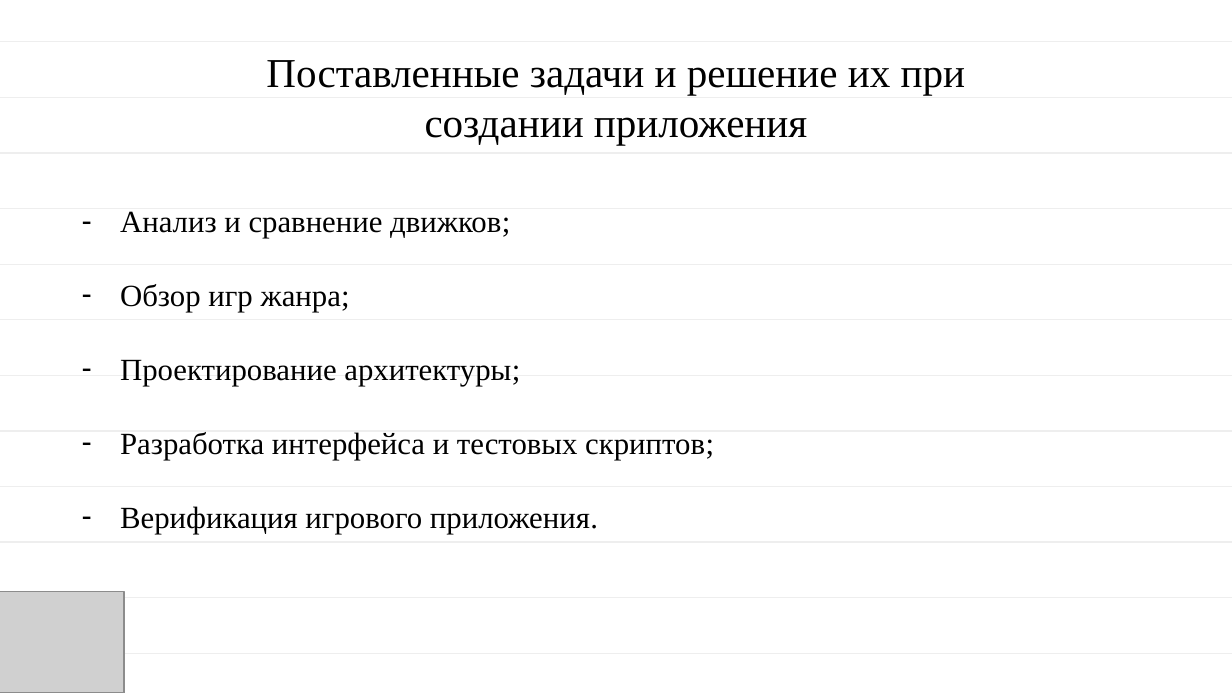
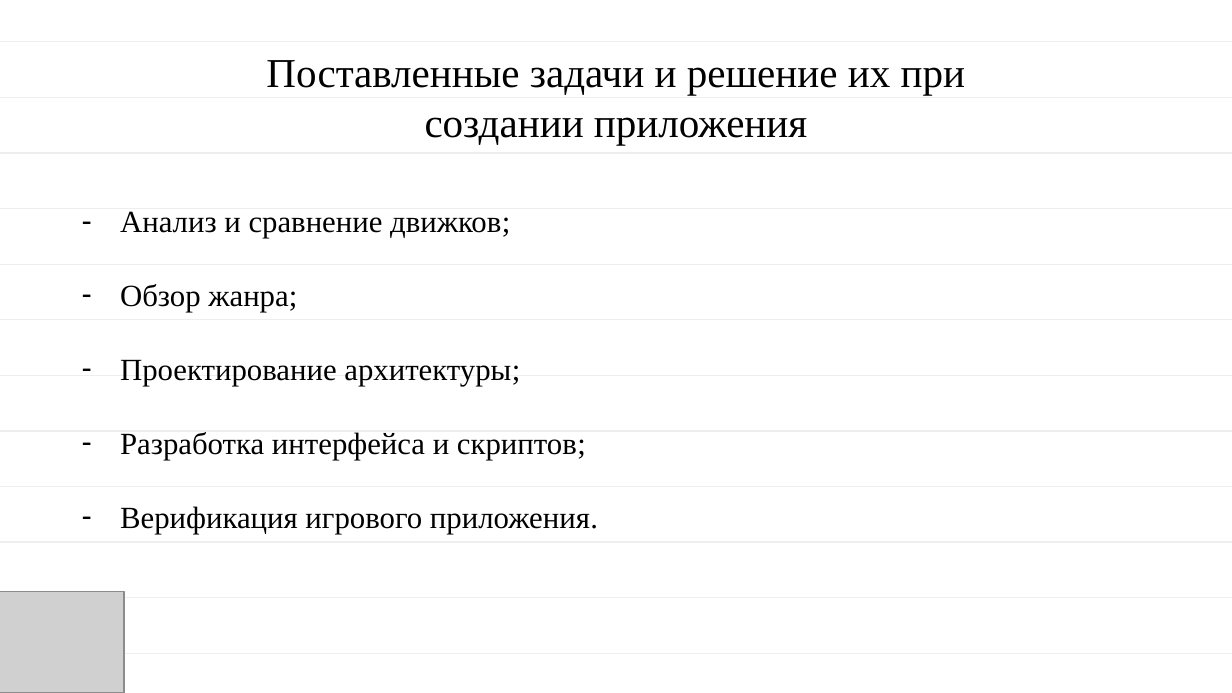
Before and after one commit to MAZUTA89/Farmer-s-Valley, a slide deck: slide 6 of ДипломДокументы/Преддипломная практика/Преддипломная практика/Презентация практика.pptx. Drawn at 1232x693 pixels with LibreOffice and Linux fonts; fonts in the diff are those of the drawing; grey boxes stand for pictures. Boxes give left, top, right and bottom in pixels: in the first picture for what was removed or moved away, otherwise in the second. Text is boxed around its words. In the diff, an @@ line names an element or a change of style, - is before the commit and + after.

```diff
--- a/ДипломДокументы/Преддипломная практика/Преддипломная практика/Презентация практика.pptx
+++ b/ДипломДокументы/Преддипломная практика/Преддипломная практика/Презентация практика.pptx
@@ text at [120,284,297,312]: text changed @@
-– Обзор игр жанра;
+– Обзор жанра;
@@ text at [120,432,586,460]: text changed @@
-– Разработка интерфейса и тестовых скриптов;
+– Разработка интерфейса и скриптов;
```
Also in this commit, not shown: 6 other slides changed, 14 other files.
